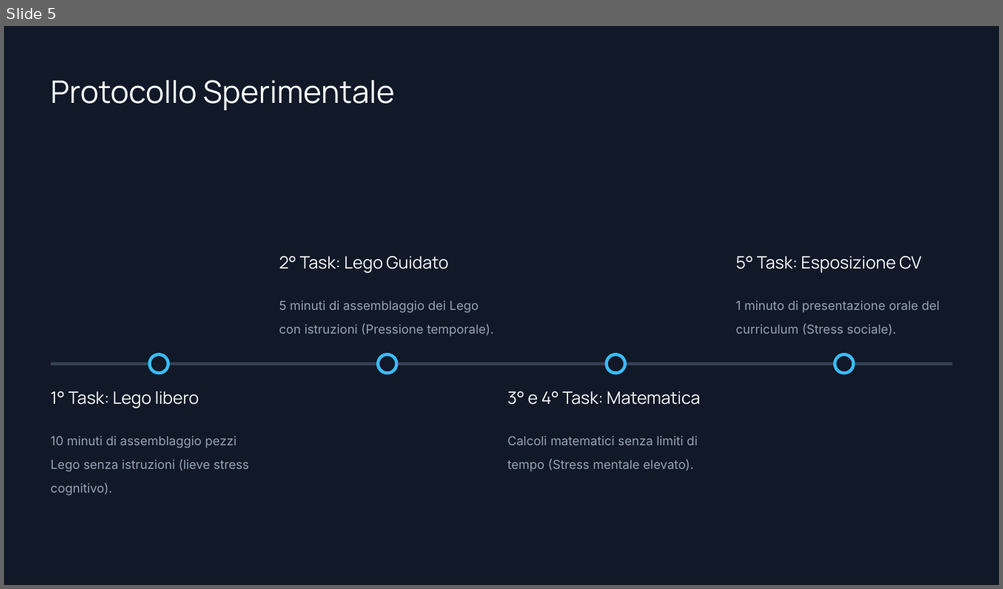
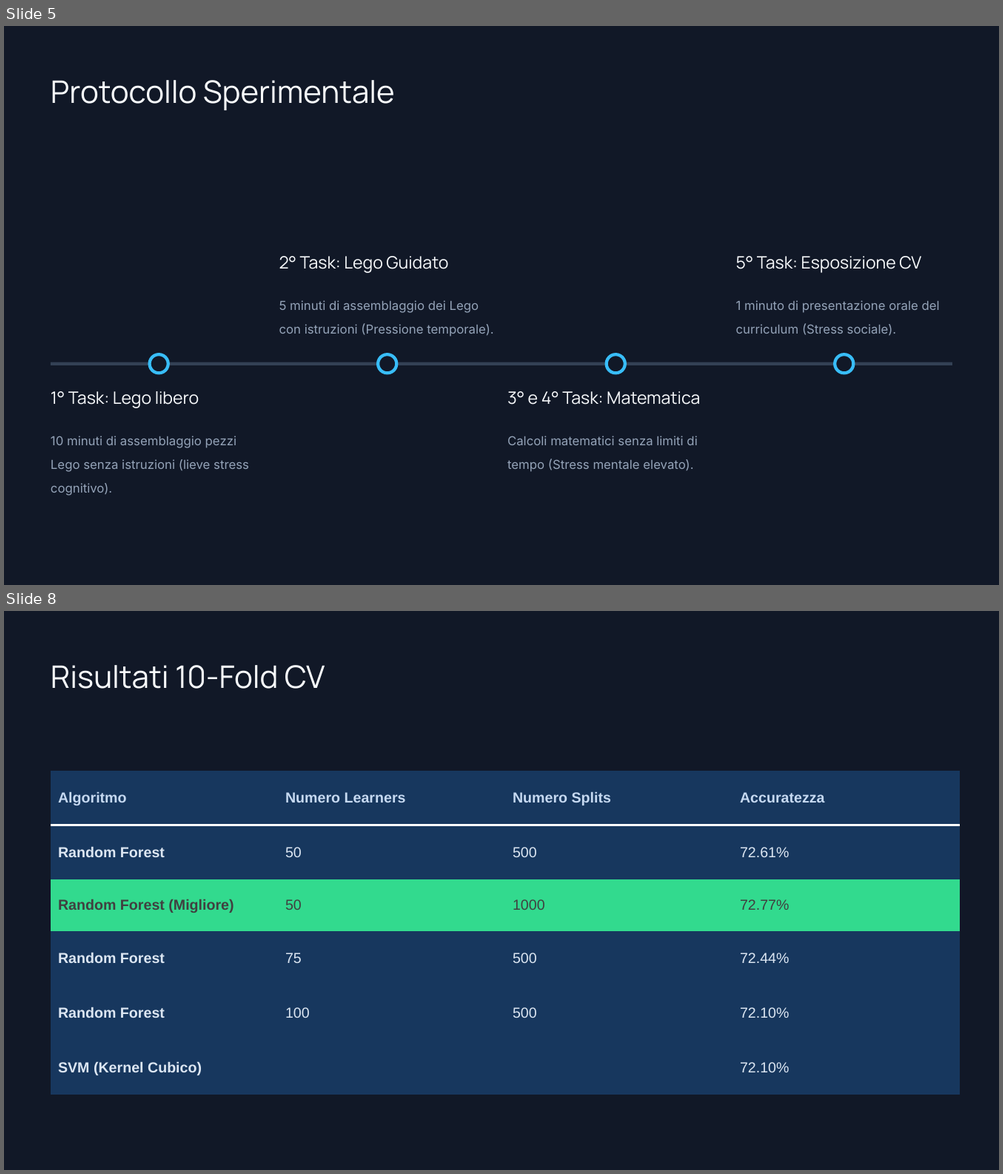
Before and after one commit to GABRYCA/ml-stress-rest, a slide deck: Progetto Interfacce Uomo-Macchina.pptx. Shown one above the other, each under a label of ours: slide 5 before the commit, slides 5 and 8 after it; the slides between them are not shown. The pictures are 1003x589 and 1003x1174 pixels, drawn with LibreOffice and Linux fonts; fonts in the diff are those of the drawing; background and template pictures are left out. Boxes give left, top, right and bottom in pixels: in the first picture for what was removed or moved away, otherwise in the second. Text is boxed around its words. In the diff, an @@ line names an element or a change of style, - is before the commit and + after.

```diff
--- a/Progetto Interfacce Uomo-Macchina.pptx
+++ b/Progetto Interfacce Uomo-Macchina.pptx
@@ slide 8 added at (4, 611, 999, 1170), background picture (left out) @@
@@ text added at (51, 665, 324, 689), 30 pt, text #F8FAFC @@
+Risultati 10-Fold CV
@@ table added at (51, 771, 961, 1095), 6 rows, 4 columns @@
+Algoritmo | Numero Learners | Numero Splits | Accuratezza
+Random Forest | 50 | 500 | 72.61%
+Random Forest (Migliore) | 50 | 1000 | 72.77%
+Random Forest | 75 | 500 | 72.44%
+Random Forest | 100 | 500 | 72.10%
+SVM (Kernel Cubico) |  |  | 72.10%
@@ rectangle added at (212, 911, 401, 911), fill #334155 @@
@@ rectangle added at (401, 911, 952, 911), fill #334155 @@
@@ rectangle added at (51, 980, 211, 980), fill #334155 @@
@@ rectangle added at (212, 980, 401, 980), fill #334155 @@
@@ rectangle added at (401, 980, 952, 980), fill #334155 @@
@@ rectangle added at (51, 1042, 211, 1043), fill #334155 @@
@@ rectangle added at (212, 1042, 401, 1043), fill #334155 @@
@@ rectangle added at (401, 1042, 952, 1043), fill #334155 @@
```
Also in this commit, not shown: 6 slides changed, 2 other slides added, 8 slides removed, 6 other files.
